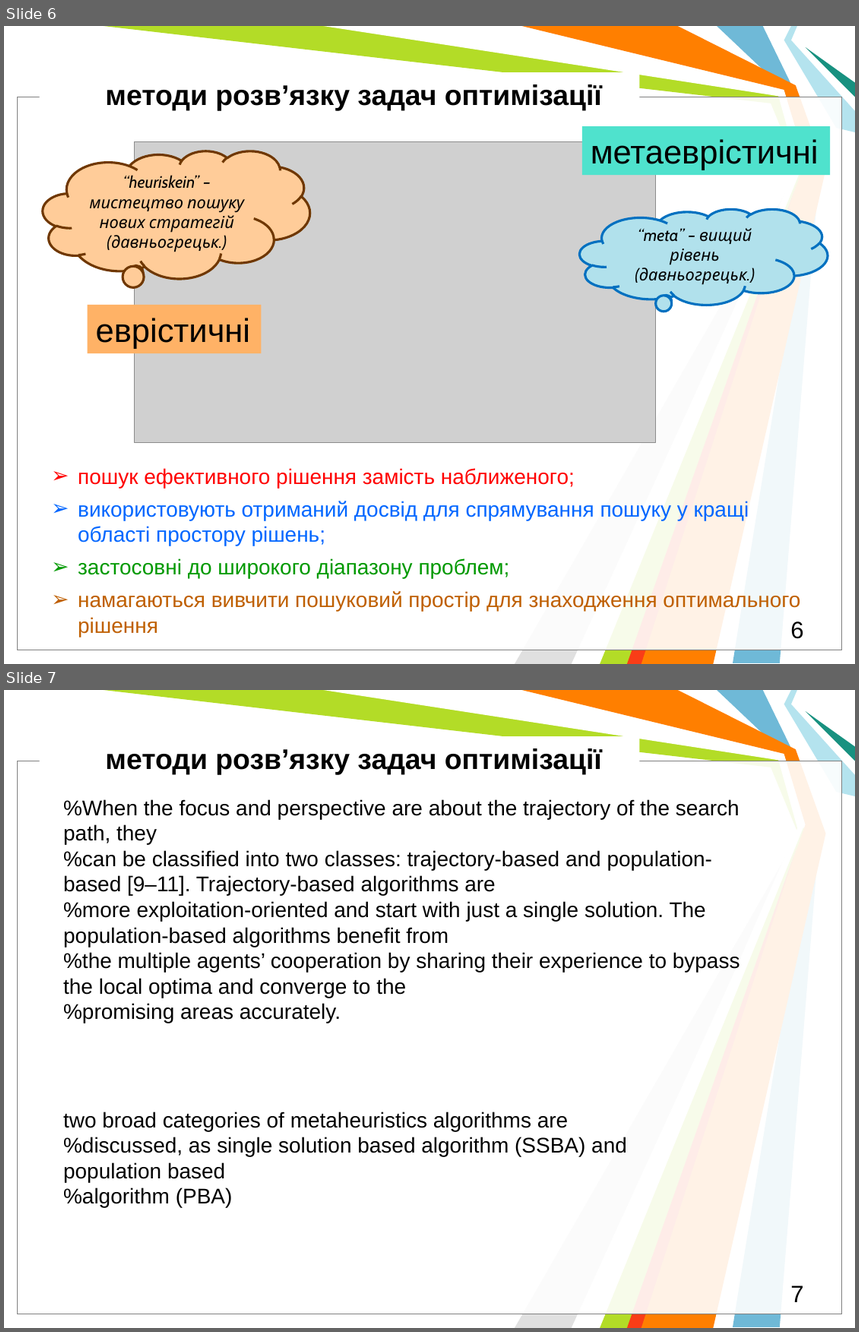
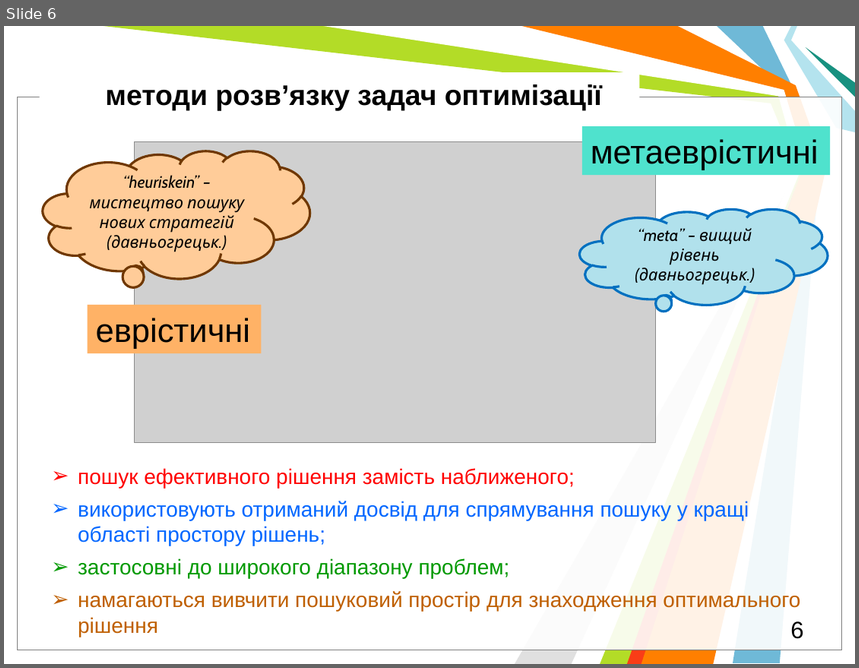
Before and after one commit to l432/NMK, a slide deck: Lecture/DAAD/DAAD_MetaH.pptm. Shown one above the other, each under a label of ours: slides 6 and 7 before the commit, slide 6 after it. The pictures are 859x1332 and 859x668 pixels, drawn with LibreOffice and Linux fonts; fonts in the diff are those of the drawing; grey boxes stand for pictures; background and template pictures are left out. Boxes give left, top, right and bottom in pixels: in the first picture for what was removed or moved away, otherwise in the second. Text is boxed around its words. In the diff, an @@ line names an element or a change of style, - is before the commit and + after.

```diff
--- a/Lecture/DAAD/DAAD_MetaH.pptm
+++ b/Lecture/DAAD/DAAD_MetaH.pptm
@@ slide 7 removed at [4, 690, 855, 1328], background #FFFFFF; not listed: 11 template elements that a slide beside it also shows @@
@@ text removed at [105, 749, 602, 774] @@
-методи розв’язку задач оптимізації
@@ text removed at [63, 799, 740, 1023] @@
-%When the focus and perspective are about the trajectory of the search path, they
-%can be classified into two classes: trajectory-based and population-based [9–11]. Trajectory-based algorithms are
-%more exploitation-oriented and start with just a single solution. The population-based algorithms benefit from
-%the multiple agents’ cooperation by sharing their experience to bypass the local optima and converge to the
-%promising areas accurately.
@@ text removed at [63, 1112, 627, 1208] @@
-two broad categories of metaheuristics algorithms are
-%discussed, as single solution based algorithm (SSBA) and population based
-%algorithm (PBA)
@@ page number removed at [791, 1286, 804, 1303] @@
-7
```
Also in this commit, not shown: 2 slides changed, 7 slides added, 1 other slide removed, 3 other files.
